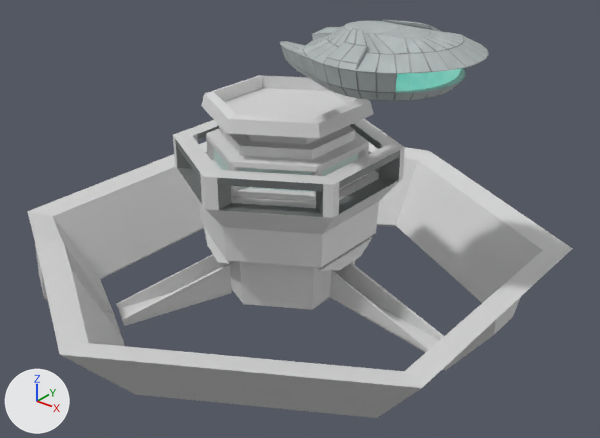
The FBX model PSMG_Team_Zitronenkuchen/Assets/Resources/militaryECOState3.fbx, before and after one commit.
One viewpoint serves both versions: a 50 mm lens placed at (0.1441, -0.174, 0.1566), pointed at (0.0074, -0.0031, 0.0506). Every picture has the same lights, and +X, +Y and +Z are marked at lower left. Where no turn or scale is listed for an object, it has been applied to the vertices.

The older version as bpy lines, for what is in view:
```python
me_building = bpy.data.meshes.new('Building')
me_building.from_pydata(...)  # 420 vertices, 407 faces; spans x -0.072..0.072, y -0.083..0.084, z 0.02..0.086
# faces by material slot: [24, 371, 6, 6]
me_building.materials.append(mat_buildingwalls)  # picture img_metal_medium_png
me_building.materials.append(mat_buildingwalls__metal_medium_png)  # its picture is missing
me_building.materials.append(mat_window)  # picture img_metal_medium_png
me_building.materials.append(mat_window__metal_medium_png)  # its picture is missing
me_spaceship = bpy.data.meshes.new('Spaceship')
me_spaceship.from_pydata(...)  # 228 vertices, 202 faces; spans x 0.009..0.0604, y -0.0255..0.0157, z 0.098..0.111
# faces by material slot: [188, 8, 6]
me_spaceship.materials.append(mat_metal__spaceship_png)  # picture img_spaceship_png
me_spaceship.materials.append(mat_tirkidfuel__spaceship_png)  # picture img_spaceship_png
me_spaceship.materials.append(mat_window__spaceship_png)  # picture img_spaceship_png
ob_building = bpy.data.objects.new('Building', me_building)
ob_building.location = (0.0, 0.0, 0.0)
ob_spaceship = bpy.data.objects.new('Spaceship', me_spaceship)
ob_spaceship.location = (0.0, 0.0, 0.0)
```
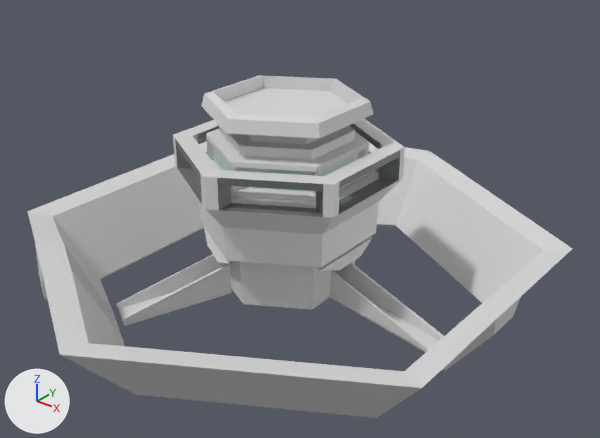
Commit message: spaceship is built when fleet type selected

What differs and where, as boxes (x1, y1, x2, y2) in the pictures (600 x 438 px):
'Spaceship', deleted: before (279, 19, 489, 101)
    faces in mat_metal__spaceship_png (picture img_spaceship_png): (279, 19, 489, 101)
    faces in mat_tirkidfuel__spaceship_png (picture img_spaceship_png): (395, 68, 462, 91)

The edits, one by one:
Object 'Spaceship' (ob_spaceship) is deleted.
